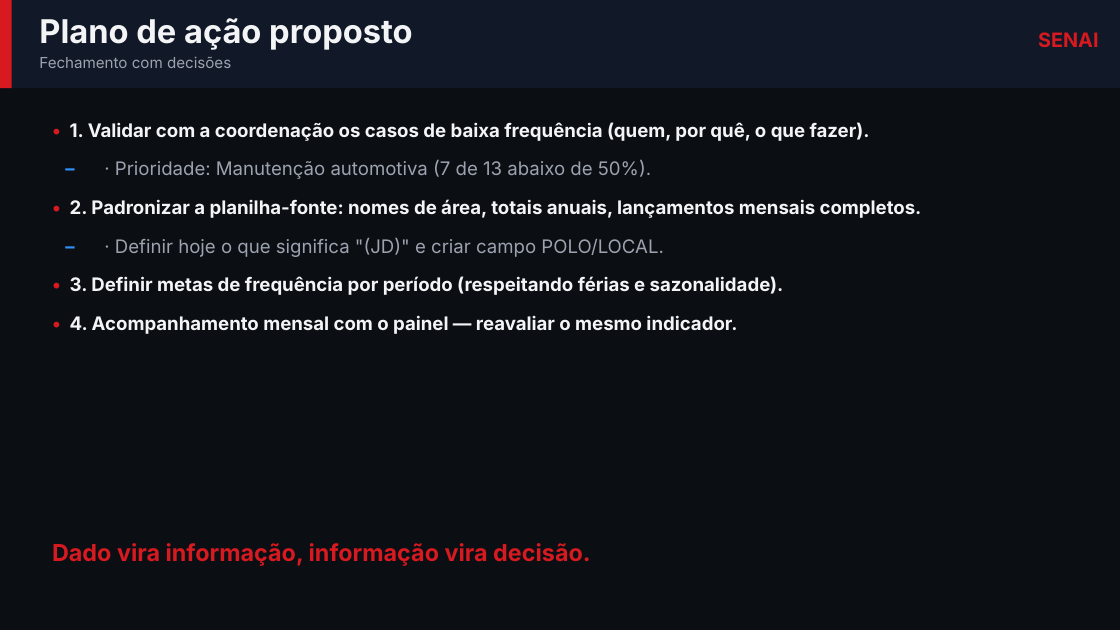
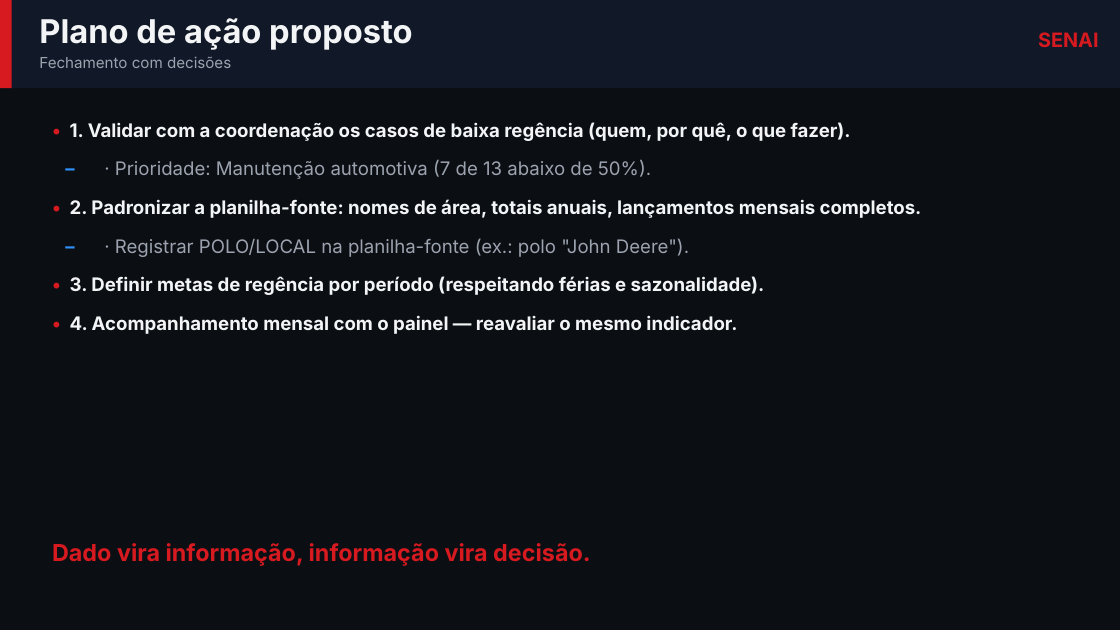
Before and after one commit to mmsxdev/bi-regencia, a slide deck: slide 14 of apresentacao/BI_Regencia_Apresentacao.pptx. Drawn at 1120x630 pixels with LibreOffice and Linux fonts; fonts in the diff are those of the drawing. Boxes give left, top, right and bottom in pixels: in the first picture for what was removed or moved away, otherwise in the second. Text is boxed around its words. In the diff, an @@ line names an element or a change of style, - is before the commit and + after.

```diff
--- a/apresentacao/BI_Regencia_Apresentacao.pptx
+++ b/apresentacao/BI_Regencia_Apresentacao.pptx
@@ text at (70,122,851,141): text changed @@
-• 1. Validar com a coordenação os casos de baixa frequência (quem, por quê, o que fazer).
+• 1. Validar com a coordenação os casos de baixa regência (quem, por quê, o que fazer).
@@ text at (70,238,765,295): text changed @@
-– · Definir hoje o que significa "(JD)" e criar campo POLO/LOCAL.
-• 3. Definir metas de frequência por período (respeitando férias e sazonalidade).
+– · Registrar POLO/LOCAL na planilha-fonte (ex.: polo "John Deere").
+• 3. Definir metas de regência por período (respeitando férias e sazonalidade).
```
Also in this commit, not shown: 10 other slides changed, 20 other files.
